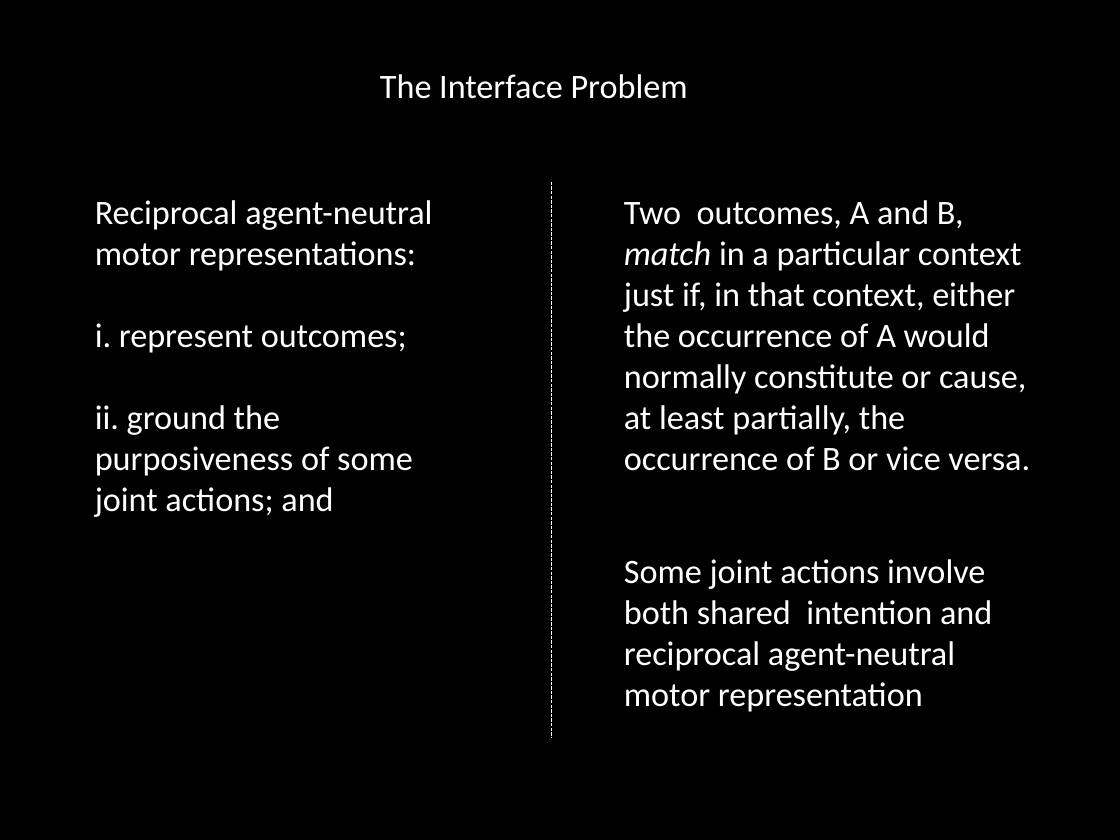
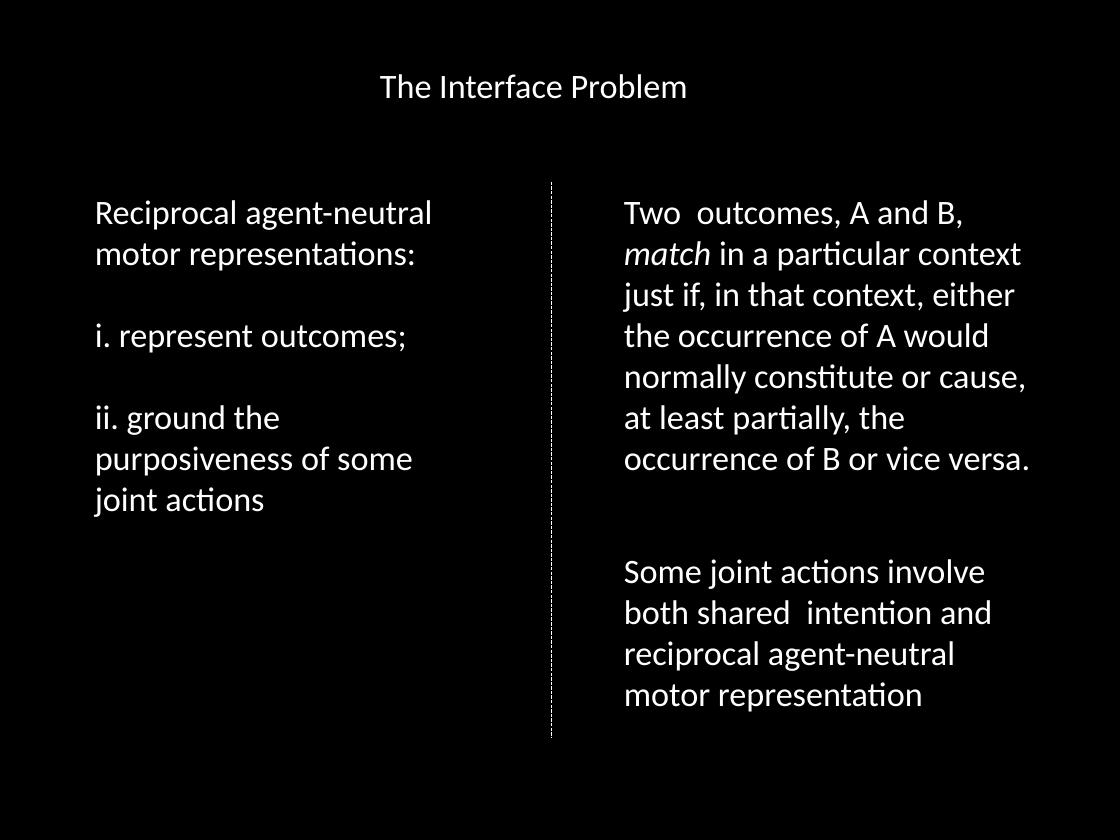
Before and after one commit to butterfill/writing, a slide deck: slide 74 of conf joint action --- sharing goals vs sharing intentions cambridge 2012 talk/intention and motor representation in joint action v2.pptx (slide 72 before the commit). Drawn at 1120x840 pixels with LibreOffice and Linux fonts; fonts in the diff are those of the drawing. Boxes give left, top, right and bottom in pixels: in the first picture for what was removed or moved away, otherwise in the second. Text is boxed around its words. In the diff, an @@ line names an element or a change of style, - is before the commit and + after.

```diff
--- a/conf joint action --- sharing goals vs sharing intentions cambridge 2012 talk/intention and motor representation in joint action v2.pptx
+++ b/conf joint action --- sharing goals vs sharing intentions cambridge 2012 talk/intention and motor representation in joint action v2.pptx
@@ text at <box>95,487,264,517</box>: text changed @@
-joint actions; and
+joint actions
```
Also in this commit, not shown: 13 other slides changed, 3 slides added, 1 slide removed, 11 other files.
